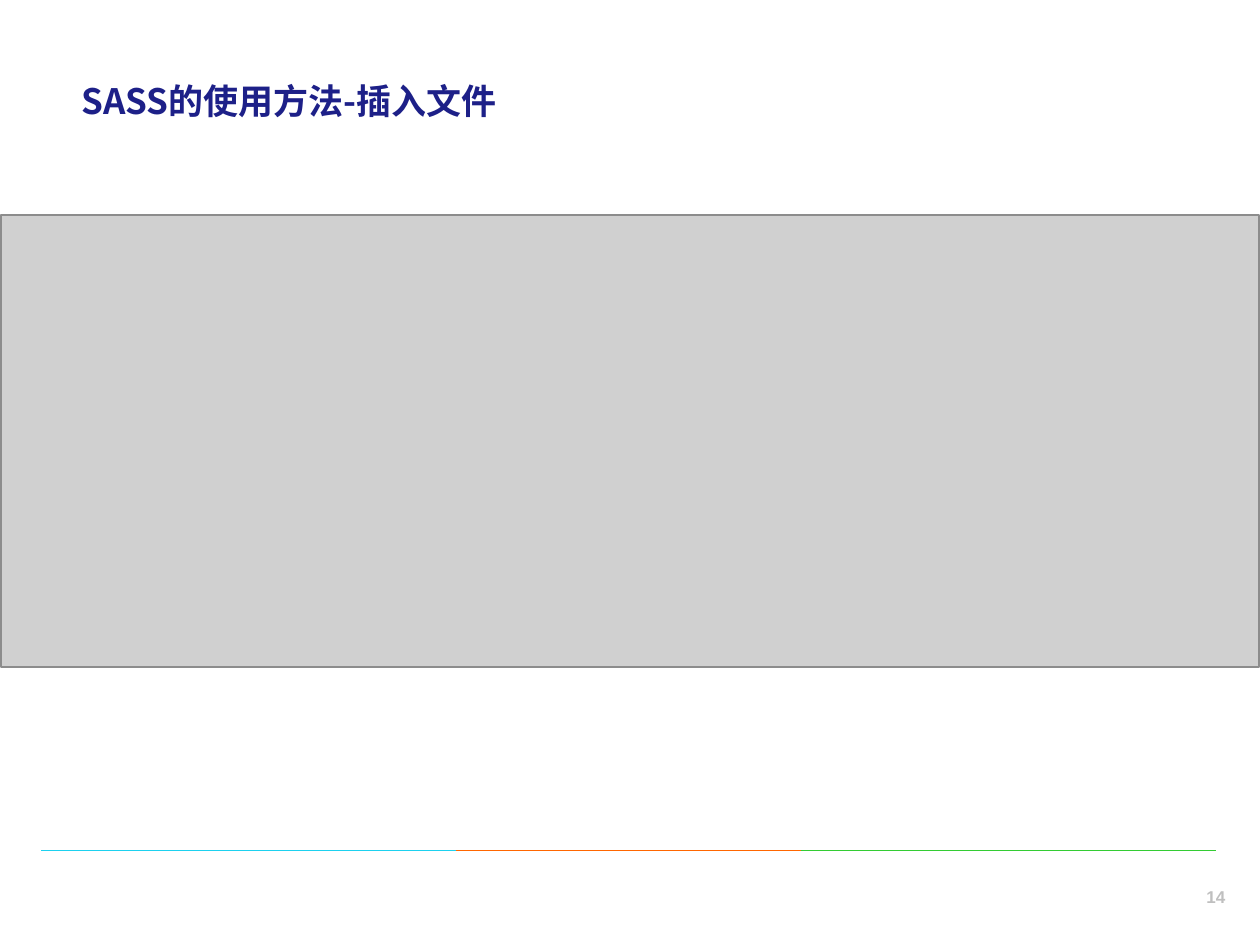
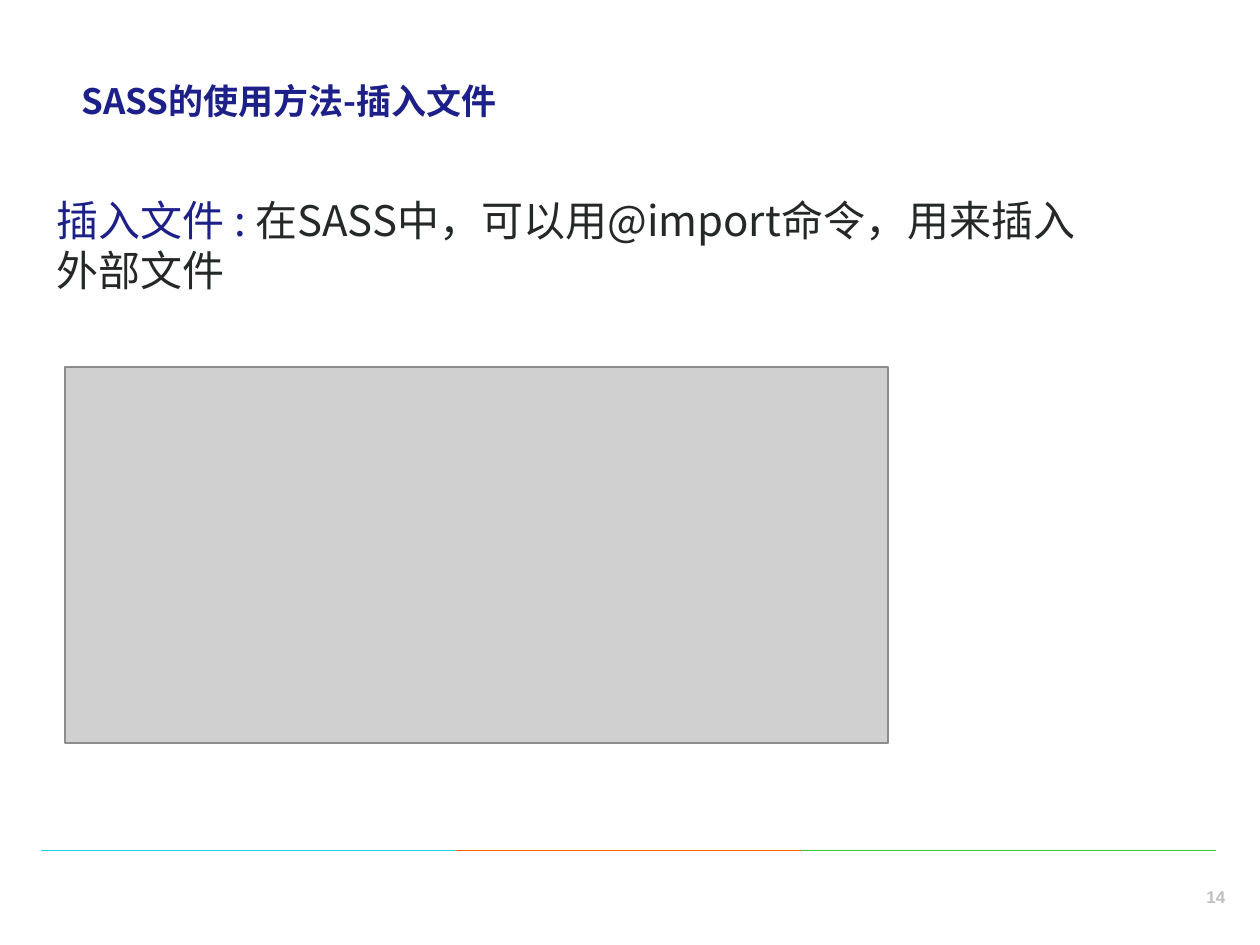
Before and after one commit to wuxinkai/wu-sass, a slide deck: slide 14 of sass.pptx. Drawn at 1260x945 pixels with LibreOffice and Linux fonts; fonts in the diff are those of the drawing; grey boxes stand for pictures; background and template pictures are left out. Boxes give left, top, right and bottom in pixels: in the first picture for what was removed or moved away, otherwise in the second. Text is boxed around its words. In the diff, an @@ line names an element or a change of style, - is before the commit and + after.

```diff
--- a/sass.pptx
+++ b/sass.pptx
@@ text added at (57, 200, 1075, 290), 18 pt, text #262828 @@
+插入文件 : 在SASS中，可以用@import命令，用来插入外部文件
@@ picture removed at (2, 215, 1260, 667) @@
@@ picture added at (66, 366, 889, 743) @@
```
Also in this commit, not shown: 11 other slides changed, 10 other files.
